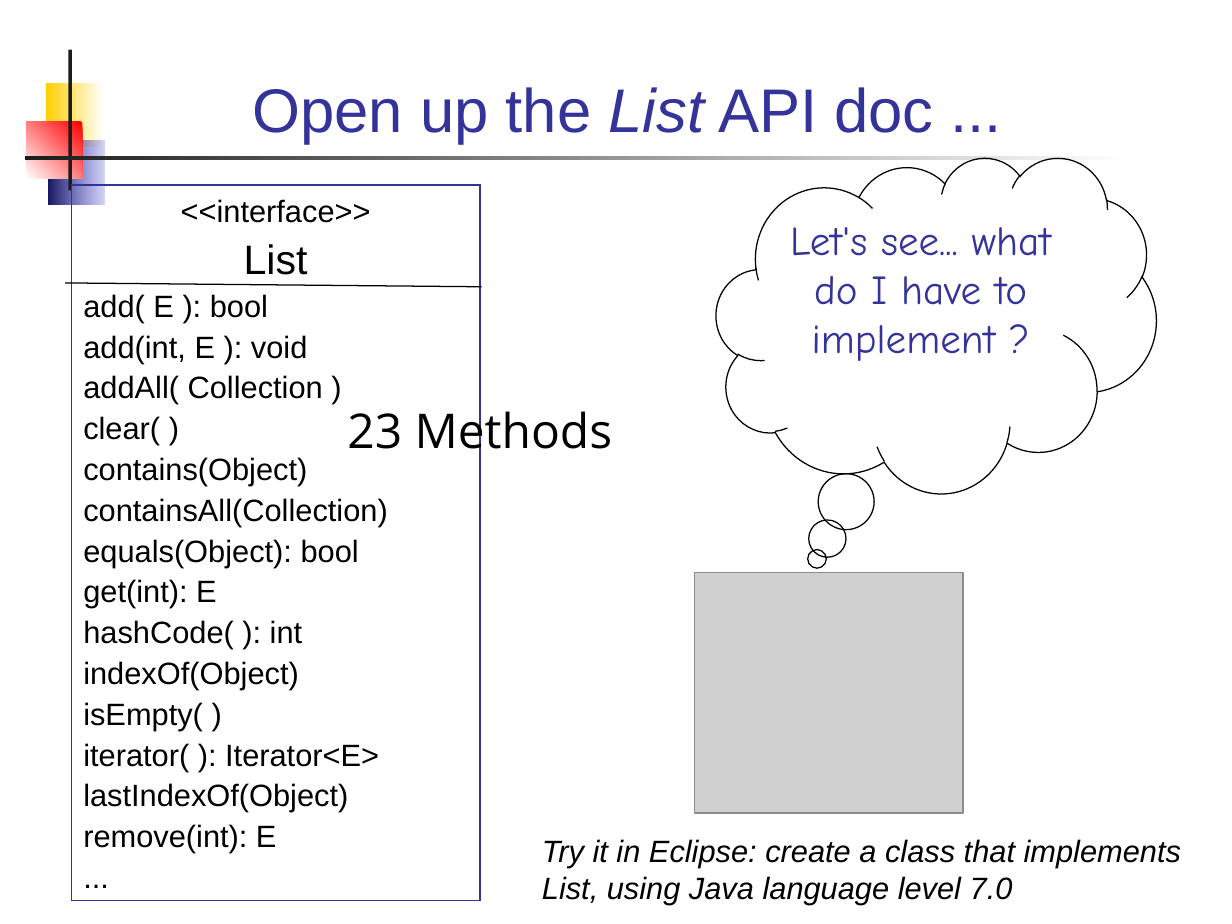
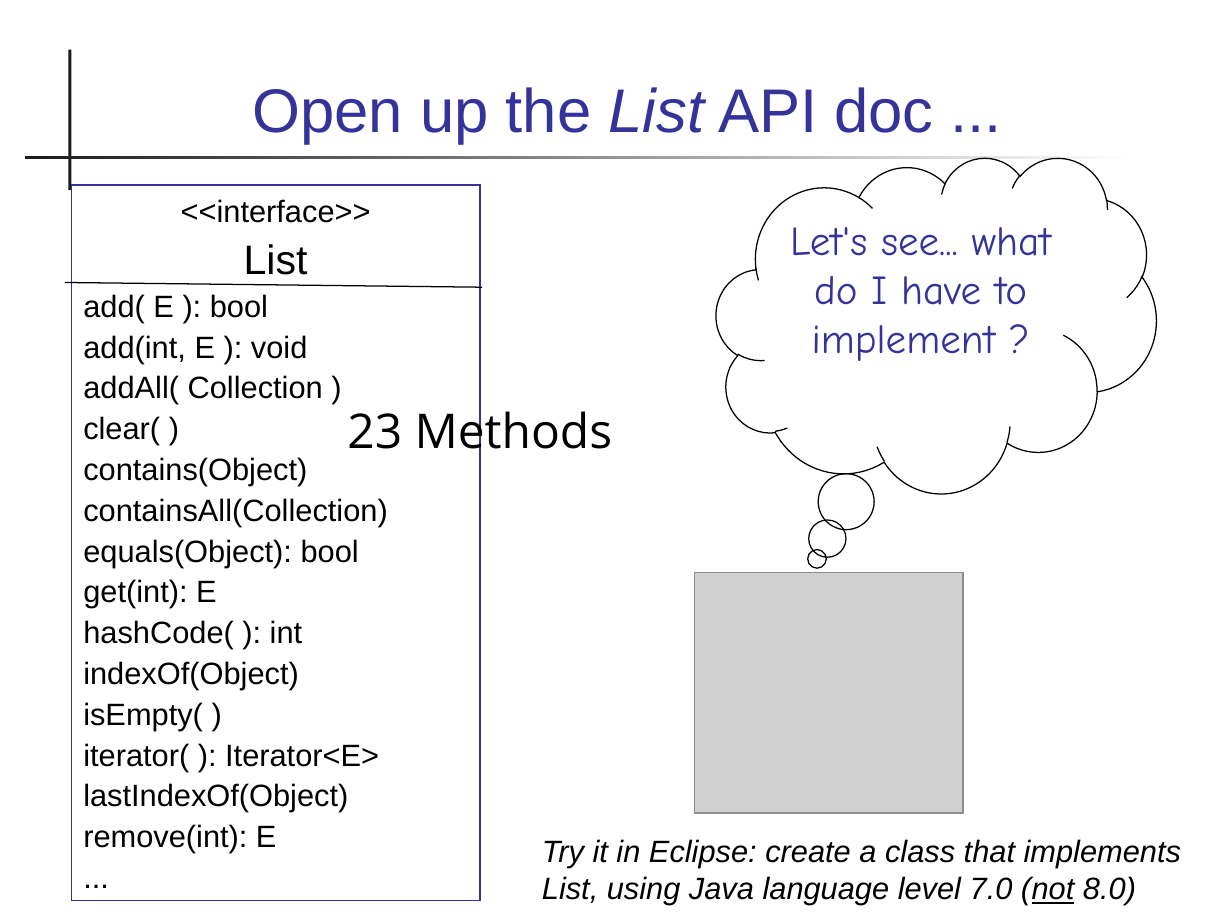
Before and after one commit to skeoop/skeoop.github.io, a slide deck: slide 11 of week4/Inheritance-3-Abstract-Class.ppt (slide 10 before the commit). Drawn at 1232x924 pixels with LibreOffice and Linux fonts; fonts in the diff are those of the drawing; grey boxes stand for pictures. Boxes give left, top, right and bottom in pixels: in the first picture for what was removed or moved away, otherwise in the second. Text is boxed around its words. In the diff, an @@ line names an element or a change of style, - is before the commit and + after.

```diff
--- a/week4/Inheritance-3-Abstract-Class.ppt
+++ b/week4/Inheritance-3-Abstract-Class.ppt
@@ rectangle removed at [46, 83, 103, 147] @@
@@ rectangle removed at [27, 122, 83, 179] @@
@@ rectangle removed at [48, 140, 103, 205] @@
@@ text at [542, 839, 1181, 904]: text changed @@
-Try it in Eclipse: create a class that implements List, using Java language level 7.0
+Try it in Eclipse: create a class that implements List, using Java language level 7.0 (not 8.0)
```
Also in this commit, not shown: 15 other slides changed, 2 slides added, 1 other file.
